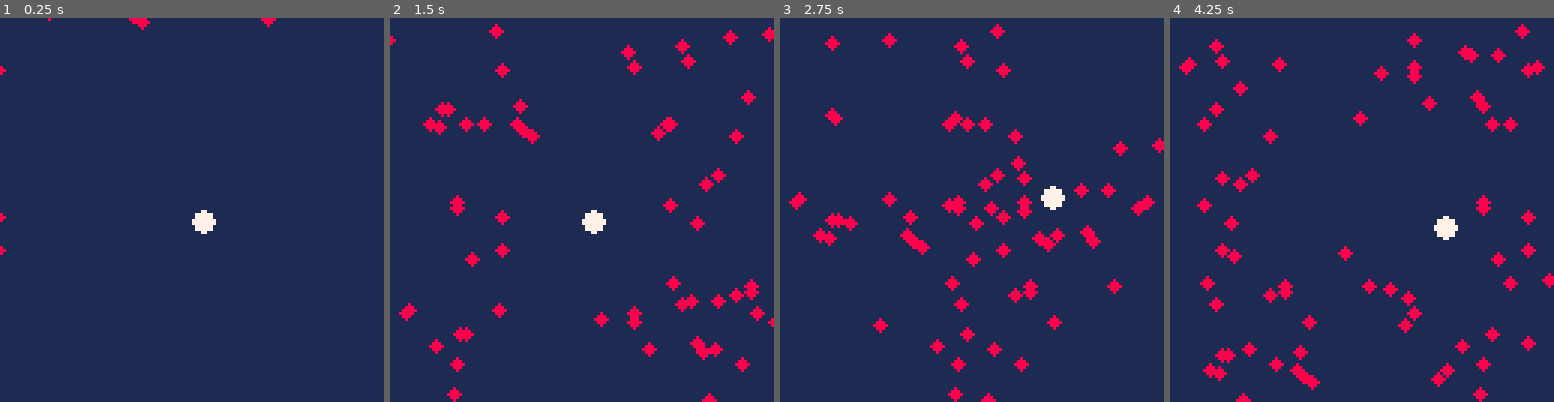
Above: before the commit, frames 1-4 (left to right).
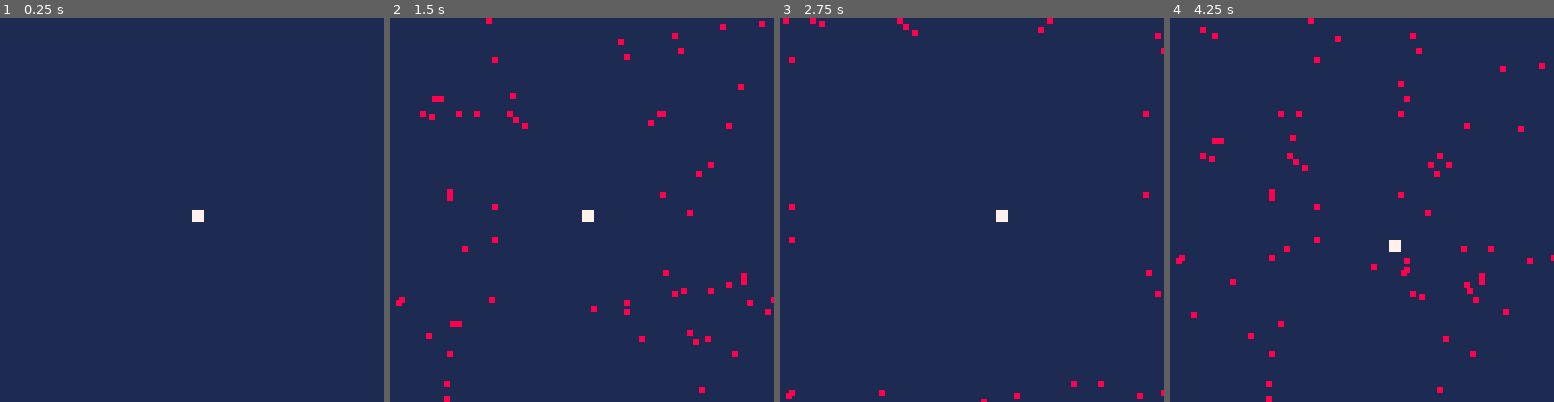
Above: after the commit, the same moments.

Repository: ESmyth-dev/pico8-bullet-hell
Game: PICO-8 cartridge bullet_hell.p8
Two runs of this game, one before a commit and one after it. Both use one fixed random seed, a clock stepped at 60 frames per second and the inputs below.
Inputs:
- Up to frame 1 (0.25 s): no input
- Up to frame 2 (1.5 s): no input
- Up to frame 3 (2.75 s): hold Right 1.6-2.1 s; hold Up 2.15-2.42 s; hold Right from 2.47 s (still down)
- Up to frame 4 (4.25 s): release Right at 3.03 s; hold Left 3.08-3.58 s; hold Down 3.63-3.97 s; hold Right from 4.02 s (still down)

The runs differ from the first frame. In frame 1, 0.5% of the frame differs, in the area x 0-72%, y 0-62%; in frame 2, 5.7%; in frame 3, 5.7%; in frame 4, 7.0%, in the area x 1-100%, y 0-100%.

Commit message:
Add bullet collisions

Diff:
--- a/bullet_hell.p8
+++ b/bullet_hell.p8
@@ -1,8 +1,12 @@
 pico-8 cartridge // http://www.pico-8.com
 version 43
 __lua__
-player_x = 64
-player_y = 64
+player = {}
+
+player.x = 64
+player.y = 64
+player.width = 4
+player.height = 4
 
 num_of_bullets = 100
 max_delay = 8
@@ -25,6 +29,7 @@
 
 init_bullets(num_of_bullets)
 
+-- main update function
 function _update()
 	update_player()
 
@@ -37,6 +42,7 @@
 			respawn_bullet(i)
 		else
 			move_bullet(i)
+			detect_collision(i)
 		end
 
 		if bullet_progress[i] > 140 or bullet_progress[i] < -12 then
@@ -58,10 +64,10 @@
 
 
 function update_player()
-	if (btn(0) and player_x > 0) then player_x -= 1 end
-	if (btn(1) and player_x < 120) then player_x += 1 end
-	if (btn(2) and player_y > 0) then player_y -= 1 end
-	if (btn(3) and player_y < 120) then player_y += 1 end
+	if (btn(0) and player.x > 0) then player.x -= 1 end
+	if (btn(1) and player.x < 120) then player.x += 1 end
+	if (btn(2) and player.y > 0) then player.y -= 1 end
+	if (btn(3) and player.y < 120) then player.y += 1 end
 end
 
 
@@ -86,16 +92,25 @@
 	end
 end
 
+function detect_collision(index)
+		if bullet_side[index] ==0 or bullet_side[index]==1 then
+			bullet_x = bullet_progress[index]
+			bullet_y = bullet_spawn[index]
+
+		else
+			bullet_y = bullet_progress[index]
+			bullet_x = bullet_spawn[index]
+		end
+
+		if bullet_x >= (player.x-1) and bullet_x <= (player.x + player.width) and bullet_y >= (player.y-1) and bullet_y <= (player.y + player.width) then
+			extcmd('reset')
+		end
+end
+
 
 function draw_bullet(index)
-	if bullet_side[index] ==0
-		then spr(2, bullet_progress[index], bullet_spawn[index])
-
-	elseif bullet_side[index]==1
-		then spr(2, bullet_progress[index], bullet_spawn[index])
-
-	elseif bullet_side[index]==2
-		then spr(2, bullet_spawn[index], bullet_progress[index])
+	if bullet_side[index] == 0 or bullet_side[index] == 1 then
+		spr(2, bullet_progress[index], bullet_spawn[index])
 
 	else
 		spr(2, bullet_spawn[index], bullet_progress[index])
@@ -105,14 +120,12 @@
 
 function draw_player()
 	cls(1)
-	spr(1, player_x, player_y)
+	spr(1, player.x, player.y)
 end
 __gfx__
-00000000000770000000000000000000000000000000000000000000000000000000000000000000000000000000000000000000000000000000000000000000
-00000000077777700000000000000000000000000000000000000000000000000000000000000000000000000000000000000000000000000000000000000000
-00700700077777700008000000000000000000000000000000000000000000000000000000000000000000000000000000000000000000000000000000000000
-00077000777777770088800000000000000000000000000000000000000000000000000000000000000000000000000000000000000000000000000000000000
-00077000777777770888880000000000000000000000000000000000000000000000000000000000000000000000000000000000000000000000000000000000
-00700700077777700088800000000000000000000000000000000000000000000000000000000000000000000000000000000000000000000000000000000000
-00000000077777700008000000000000000000000000000000000000000000000000000000000000000000000000000000000000000000000000000000000000
-00000000000770000000000000000000000000000000000000000000000000000000000000000000000000000000000000000000000000000000000000000000
+00000000777700008800000000000000000000000000000000000000000000000000000000000000000000000000000000000000000000000000000000000000
+00000000777700008800000000000000000000000000000000000000000000000000000000000000000000000000000000000000000000000000000000000000
+00700700777700000000000000000000000000000000000000000000000000000000000000000000000000000000000000000000000000000000000000000000
+00077000777700000000000000000000000000000000000000000000000000000000000000000000000000000000000000000000000000000000000000000000
+00077000000000000000000000000000000000000000000000000000000000000000000000000000000000000000000000000000000000000000000000000000
+00700700000000000000000000000000000000000000000000000000000000000000000000000000000000000000000000000000000000000000000000000000
